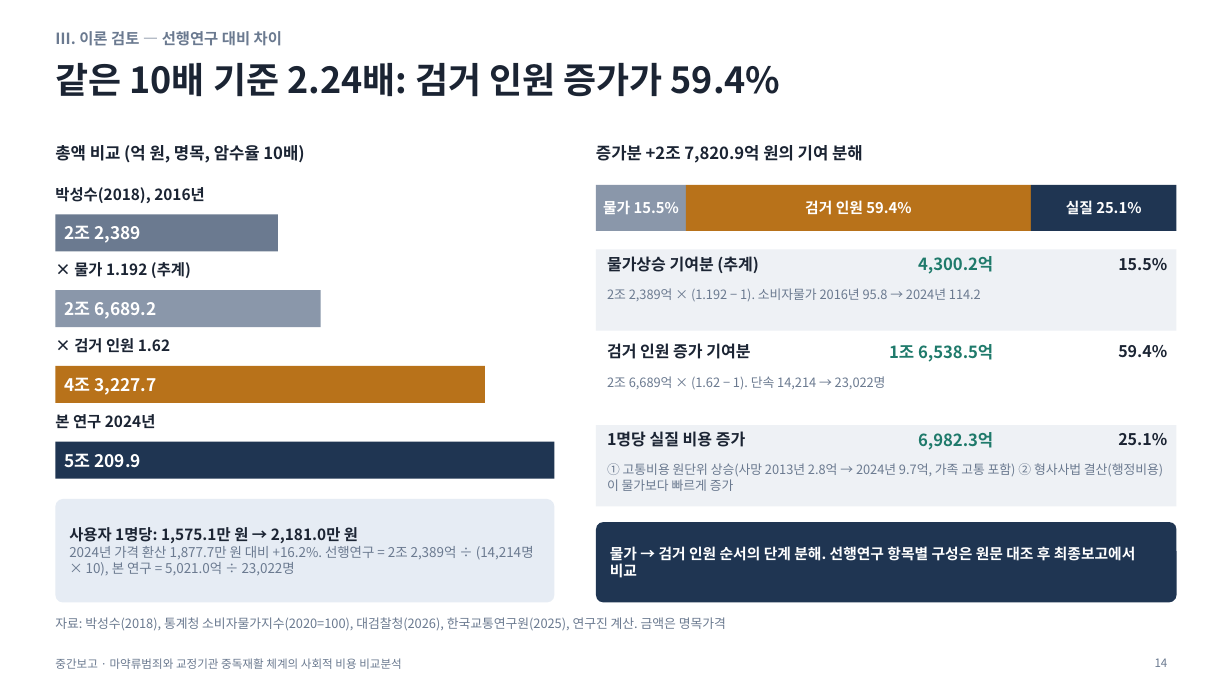
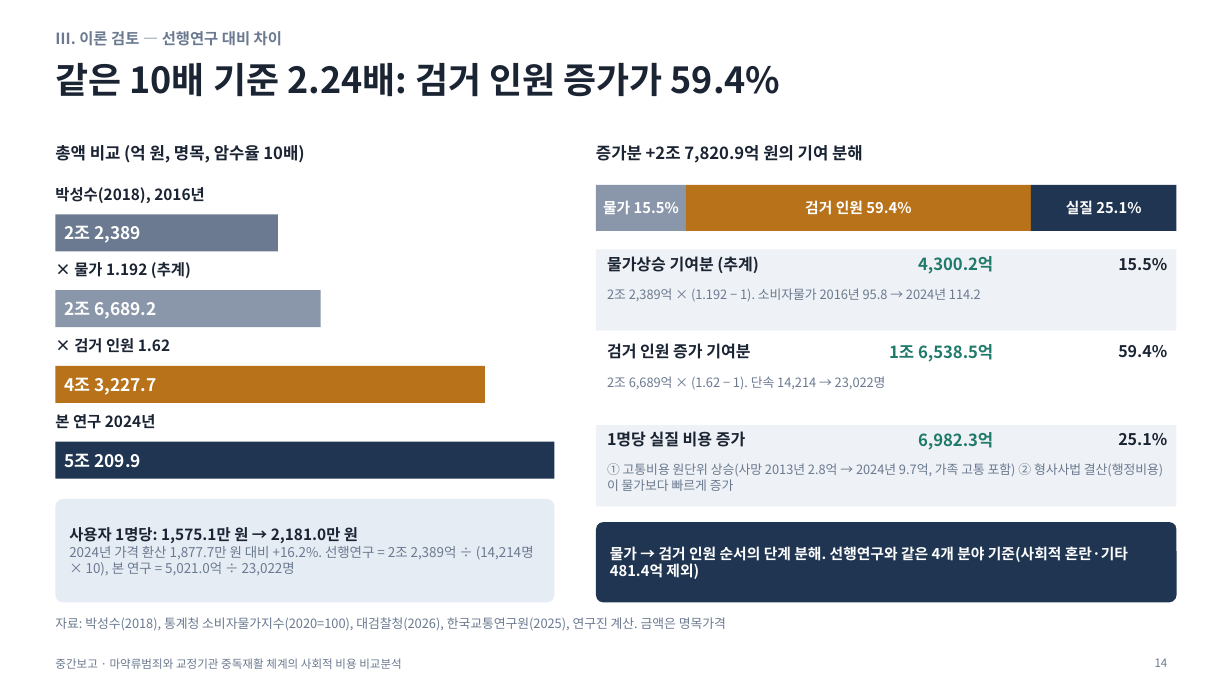
Before and after one commit to adminmrobo/drug-crime-social-cost, a slide deck: slide 14 of deliverables/중간보고_마약류사회적비용.pptx. Drawn at 1232x693 pixels with LibreOffice and Linux fonts; fonts in the diff are those of the drawing. Boxes give left, top, right and bottom in pixels: in the first picture for what was removed or moved away, otherwise in the second. Text is boxed around its words. In the diff, an @@ line names an element or a change of style, - is before the commit and + after.

Commit message:
사회적 혼란·기타 반영(2024 확정), 2025년 시산판 요약본·슬라이드·엑셀 추가

```diff
--- a/deliverables/중간보고_마약류사회적비용.pptx
+++ b/deliverables/중간보고_마약류사회적비용.pptx
@@ text at box(610, 546, 1128, 579): text changed @@
-물가 → 검거 인원 순서의 단계 분해. 선행연구 항목별 구성은 원문 대조 후 최종보고에서 비교
+물가 → 검거 인원 순서의 단계 분해. 선행연구와 같은 4개 분야 기준(사회적 혼란·기타 481.4억 제외)
```
Also in this commit, not shown: 12 other slides changed, 14 other files.
